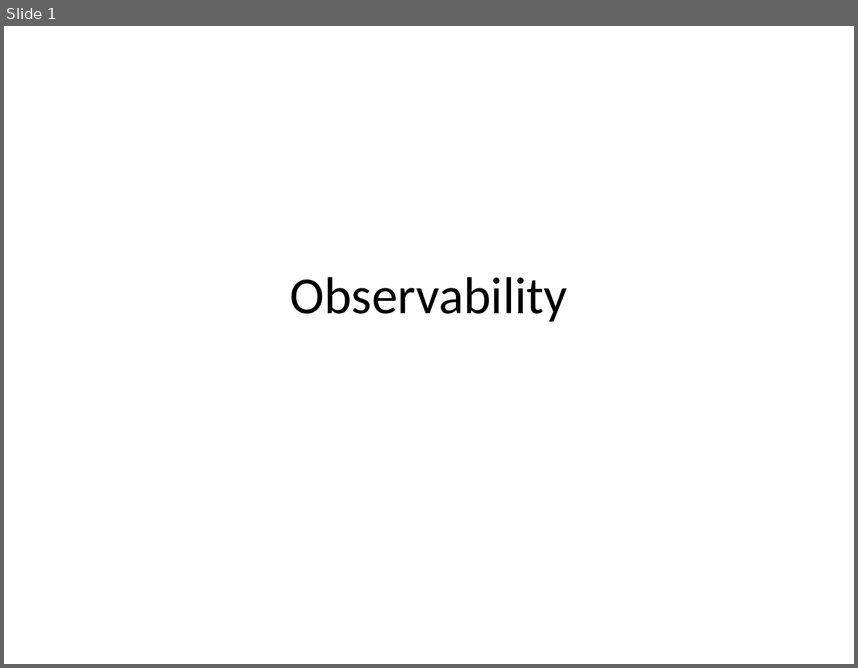
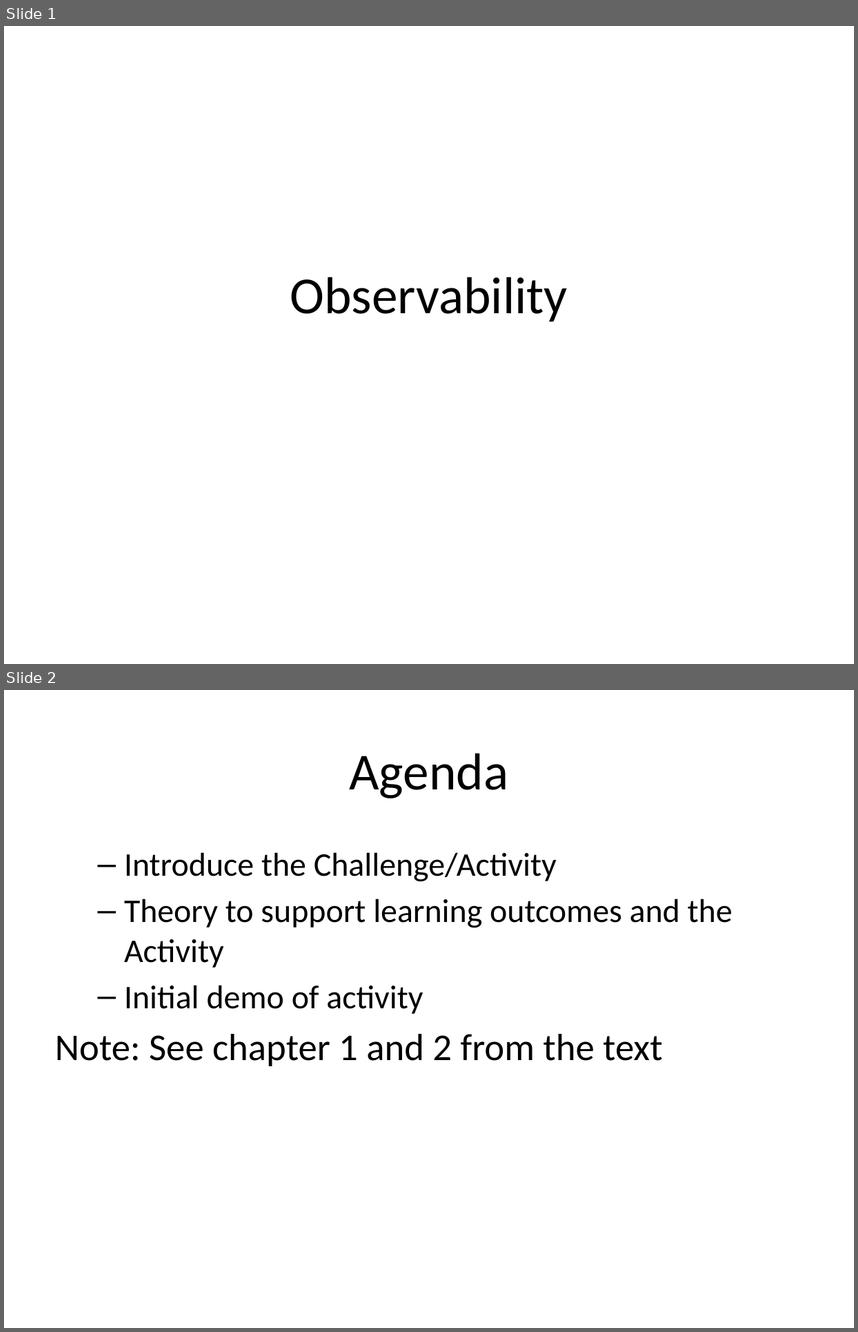
Before and after one commit to rhildred/INFO8985, a slide deck: observability/slides.pptx. Shown one above the other, each under a label of ours: slide 1 before the commit, slides 1 and 2 after it. The pictures are 858x668 and 858x1332 pixels, drawn with LibreOffice and Linux fonts; fonts in the diff are those of the drawing. Boxes give left, top, right and bottom in pixels: in the first picture for what was removed or moved away, otherwise in the second. Text is boxed around its words. In the diff, an @@ line names an element or a change of style, - is before the commit and + after.

```diff
--- a/observability/slides.pptx
+++ b/observability/slides.pptx
@@ slide 2 added at (4,690,854,1328), background #FFFFFF @@
@@ title added at (349,753,508,798), 44 pt, text #000000 @@
+Agenda
@@ text added at (55,852,733,1066), 28 pt, text #000000 @@
+  – Introduce the Challenge/Activity
+  – Theory to support learning outcomes and the Activity
+  – Initial demo of activity
+Note: See chapter 1 and 2 from the text
```
Also in this commit, not shown: 4 slides changed, 2 slides removed, 15 other files.
